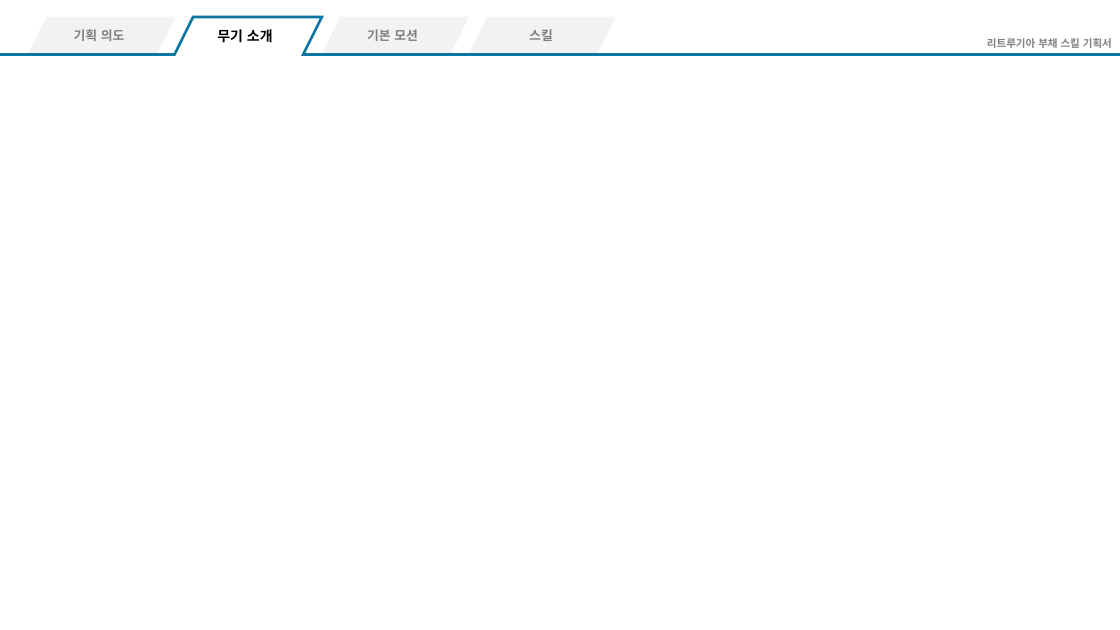
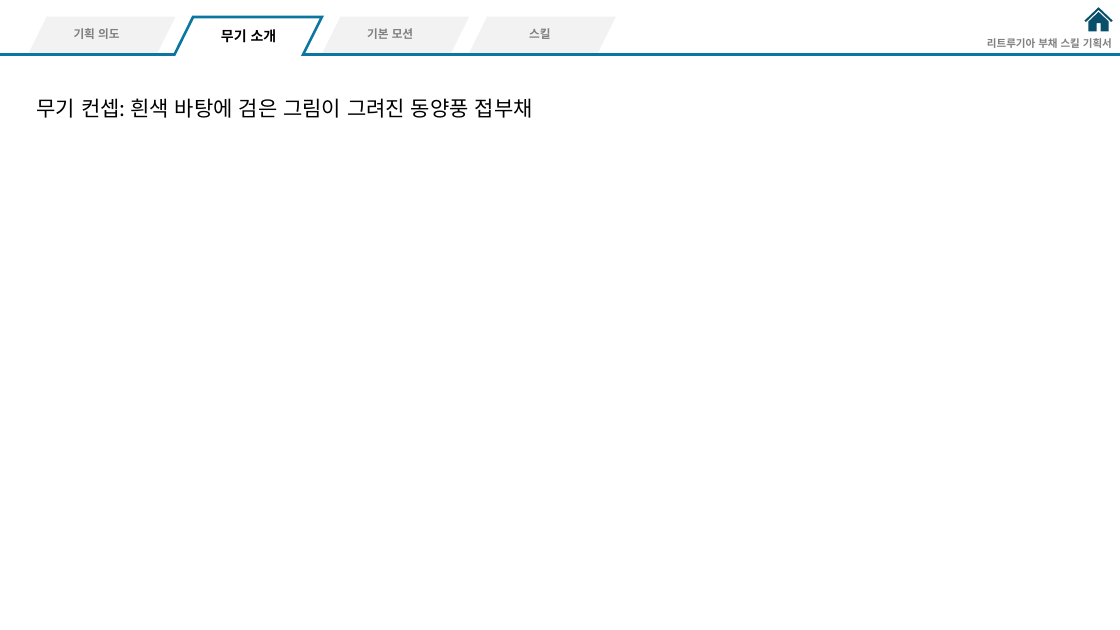
Before and after one commit to hjs0913/GameDesign, a slide deck: slide 4 of 액션&경영 RPG/스킬/리트루기아_부채스킬기획.pptx. Drawn at 1120x630 pixels with LibreOffice and Linux fonts; fonts in the diff are those of the drawing. Boxes give left, top, right and bottom in pixels: in the first picture for what was removed or moved away, otherwise in the second. Text is boxed around its words. In the diff, an @@ line names an element or a change of style, - is before the commit and + after.

```diff
--- a/액션&경영 RPG/스킬/리트루기아_부채스킬기획.pptx
+++ b/액션&경영 RPG/스킬/리트루기아_부채스킬기획.pptx
@@ size 11 to 10 pt in 3 elements at box(529, 28, 550, 39), box(367, 28, 413, 39), box(74, 28, 119, 39) @@
@@ text "무기 소개": place and size @@
-text "무기 소개" at box(217, 29, 273, 43)
+text "무기 소개" at box(221, 29, 277, 43)
@@ freeform shape added at box(1085, 8, 1113, 23), fill #084F6A @@
@@ freeform shape added at box(1089, 12, 1109, 31), fill #084F6A @@
@@ text added at box(37, 98, 533, 118), 18 pt, text #000000 @@
+무기 컨셉: 흰색 바탕에 검은 그림이 그려진 동양풍 접부채
```
Also in this commit, not shown: 2 other slides changed, 2 slides added, 2 other files.
